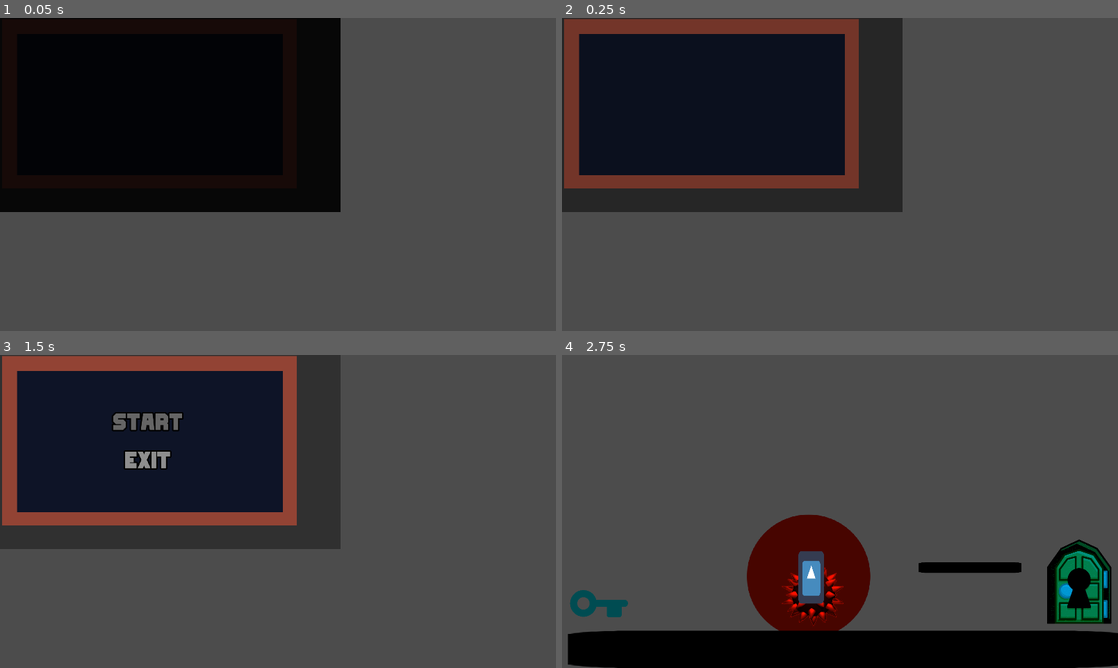
Above: before the commit, frames 1-4 (two rows, left to right).
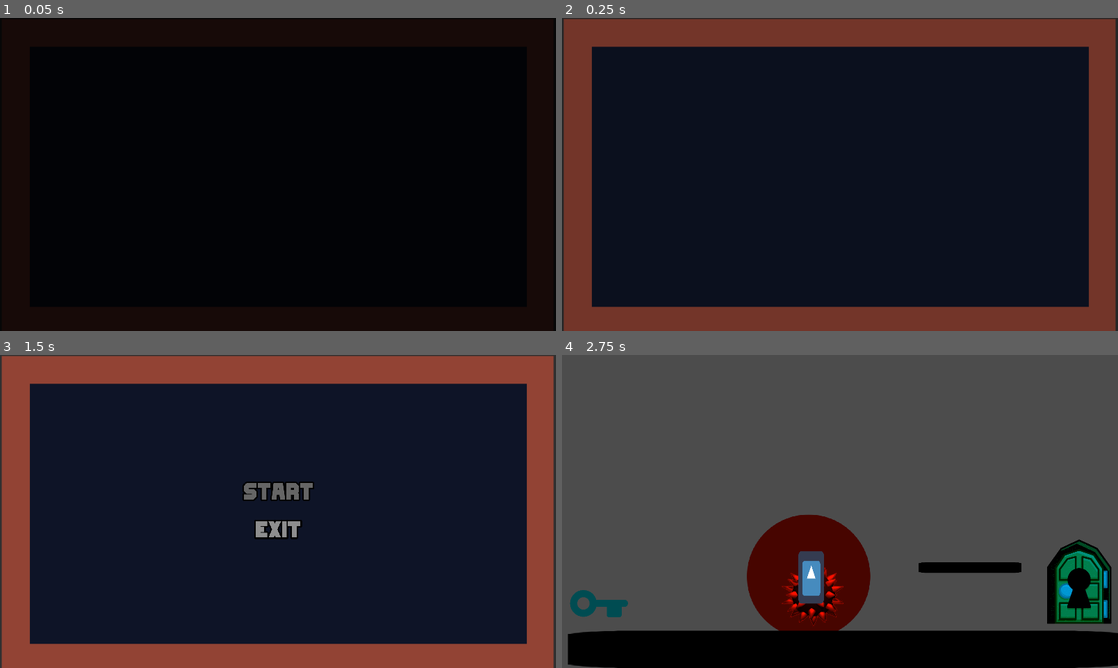
Above: after the commit, the same moments.

Repository: btzr-io/gwj-25
Game: Godot game, scene res://scenes/main_screen.tscn
Two runs of this game, one before a commit and one after it. Both use one fixed random seed, a clock stepped at 60 frames per second and the inputs below. The engine's default icon, where the game draws it, is replaced by a stand-in: a white triangle on a blue panel in a dark square.
Inputs (mouse positions are in pixels of both pictures, inside the frame that each line leads up to):
- Up to frame 1 (0.05 s): no input
- Up to frame 2 (0.25 s): no input
- Up to frame 3 (1.5 s): move the mouse to (400, 495) at 0.52 s; hold Right (player_move_right) 0.53-1.25 s; hold Space (player_toggle) 0.53-1.25 s; tap Up (player_jump) at 0.77 s; click "start" at 1.25 s
- Up to frame 4 (2.75 s): move the mouse to (728, 527) at 2.02 s; hold Right (player_move_right) from 2.03 s (still down); tap Space (player_toggle) at 2.1 s; tap Up (player_jump) at 2.27 s

The runs differ from the first frame. In frame 1, 62% of the frame differs, in the area x 0-100%, y 0-100%; in frame 2, 77%; in frame 3, 79%; in frame 4, nothing differs.

Commit message:
:sparkle: resize main scene

Diff:
--- a/project.godot
+++ b/project.godot
@@ -45,7 +45,7 @@
 player_move_right={
 "deadzone": 0.5,
 "events": [ Object(InputEventKey,"resource_local_to_scene":false,"resource_name":"","device":0,"alt":false,"shift":false,"control":false,"meta":false,"command":false,"pressed":false,"scancode":16777233,"unicode":0,"echo":false,"script":null)
-, Object(InputEventKey,"resource_local_to_scene":false,"resource_name":"","device":0,"alt":false,"shift":false,"control":false,"meta":false,"command":false,"pressed":false,"scancode":68,"unicode":0,"echo":false,"script":null)
+, Object(InputEventKey,"resource_local_to_scene":false,"resource_name":"","device":0,"alt":false,"shift":false,"control":false,"meta":false,"command":false,"pressed":false,"scancode":83,"unicode":0,"echo":false,"script":null)
  ]
 }
 player_move_left={
--- a/scenes/main_screen.tscn
+++ b/scenes/main_screen.tscn
@@ -76,8 +76,8 @@
 starting_level_link = "res://scenes/world.tscn"
 
 [node name="background" type="Sprite" parent="."]
-position = Vector2( 7.479, 3.253 )
-scale = Vector2( 0.795312, 0.813423 )
+position = Vector2( 6.479, 3.253 )
+scale = Vector2( 1.48828, 1.50092 )
 texture = ExtResource( 3 )
 centered = false
 
@@ -90,32 +90,24 @@
 margin_bottom = 40.0
 __meta__ = {
 "_edit_group_": true,
-"_edit_lock_": true,
 "_edit_use_anchors_": false
 }
 
 [node name="pos" type="Position2D" parent="buttons"]
-__meta__ = {
-"_edit_lock_": true
-}
 
 [node name="CenterContainer" type="CenterContainer" parent="buttons/pos"]
-margin_right = 1024.0
-margin_bottom = 598.0
+margin_right = 1927.0
+margin_bottom = 1078.0
 __meta__ = {
-"_edit_lock_": true,
 "_edit_use_anchors_": false
 }
 
 [node name="VBoxContainer" type="VBoxContainer" parent="buttons/pos/CenterContainer"]
-margin_left = 385.0
-margin_top = 187.0
-margin_right = 639.0
-margin_bottom = 411.0
+margin_left = 836.0
+margin_top = 427.0
+margin_right = 1090.0
+margin_bottom = 651.0
 custom_constants/separation = 40
-__meta__ = {
-"_edit_lock_": true
-}
 
 [node name="start" type="Button" parent="buttons/pos/CenterContainer/VBoxContainer"]
 margin_right = 254.0
@@ -128,9 +120,6 @@
 group = SubResource( 5 )
 text = "start"
 flat = true
-__meta__ = {
-"_edit_lock_": true
-}
 
 [node name="exit" type="Button" parent="buttons/pos/CenterContainer/VBoxContainer"]
 margin_top = 132.0
@@ -144,17 +133,12 @@
 group = SubResource( 6 )
 text = "EXIT"
 flat = true
-__meta__ = {
-"_edit_lock_": true
-}
 
 [node name="fade" type="Sprite" parent="."]
 modulate = Color( 0, 0, 0, 1 )
-position = Vector2( 535.355, 309.083 )
+position = Vector2( 948.355, 557.583 )
+scale = Vector2( 1.64531, 1.69028 )
 texture = ExtResource( 3 )
-__meta__ = {
-"_edit_lock_": true
-}
 [connection signal="animation_finished" from="anim" to="." method="_on_anim_animation_finished"]
 [connection signal="pressed" from="buttons/pos/CenterContainer/VBoxContainer/start" to="." method="_on_start_pressed"]
 [connection signal="pressed" from="buttons/pos/CenterContainer/VBoxContainer/exit" to="." method="_on_exit_pressed"]
--- a/scenes/player.tscn
+++ b/scenes/player.tscn
@@ -83,10 +83,10 @@
 
 [sub_resource type="SpriteFrames" id=2]
 animations = [ {
-"frames": [ ExtResource( 2 ), ExtResource( 18 ), ExtResource( 3 ), ExtResource( 19 ), ExtResource( 20 ), ExtResource( 10 ), ExtResource( 17 ), ExtResource( 21 ), ExtResource( 4 ), ExtResource( 22 ), ExtResource( 5 ), ExtResource( 11 ), ExtResource( 23 ), ExtResource( 24 ), ExtResource( 25 ) ],
+"frames": [ ExtResource( 77 ) ],
 "loop": true,
-"name": "idle",
-"speed": 15.0
+"name": "untail_we_get__anim",
+"speed": 5.0
 }, {
 "frames": [ ExtResource( 26 ), ExtResource( 27 ), ExtResource( 12 ), ExtResource( 28 ), ExtResource( 6 ), ExtResource( 7 ), ExtResource( 8 ), ExtResource( 14 ), ExtResource( 9 ), ExtResource( 13 ), ExtResource( 15 ), ExtResource( 16 ), ExtResource( 73 ), ExtResource( 42 ), ExtResource( 37 ) ],
 "loop": true,
@@ -108,10 +108,10 @@
 "name": "run",
 "speed": 15.0
 }, {
-"frames": [ ExtResource( 77 ) ],
+"frames": [ ExtResource( 2 ), ExtResource( 18 ), ExtResource( 3 ), ExtResource( 19 ), ExtResource( 20 ), ExtResource( 10 ), ExtResource( 17 ), ExtResource( 21 ), ExtResource( 4 ), ExtResource( 22 ), ExtResource( 5 ), ExtResource( 11 ), ExtResource( 23 ), ExtResource( 24 ), ExtResource( 25 ) ],
 "loop": true,
-"name": "untail_we_get__anim",
-"speed": 5.0
+"name": "idle",
+"speed": 15.0
 } ]
 
 [node name="Player" type="KinematicBody2D" groups=[
